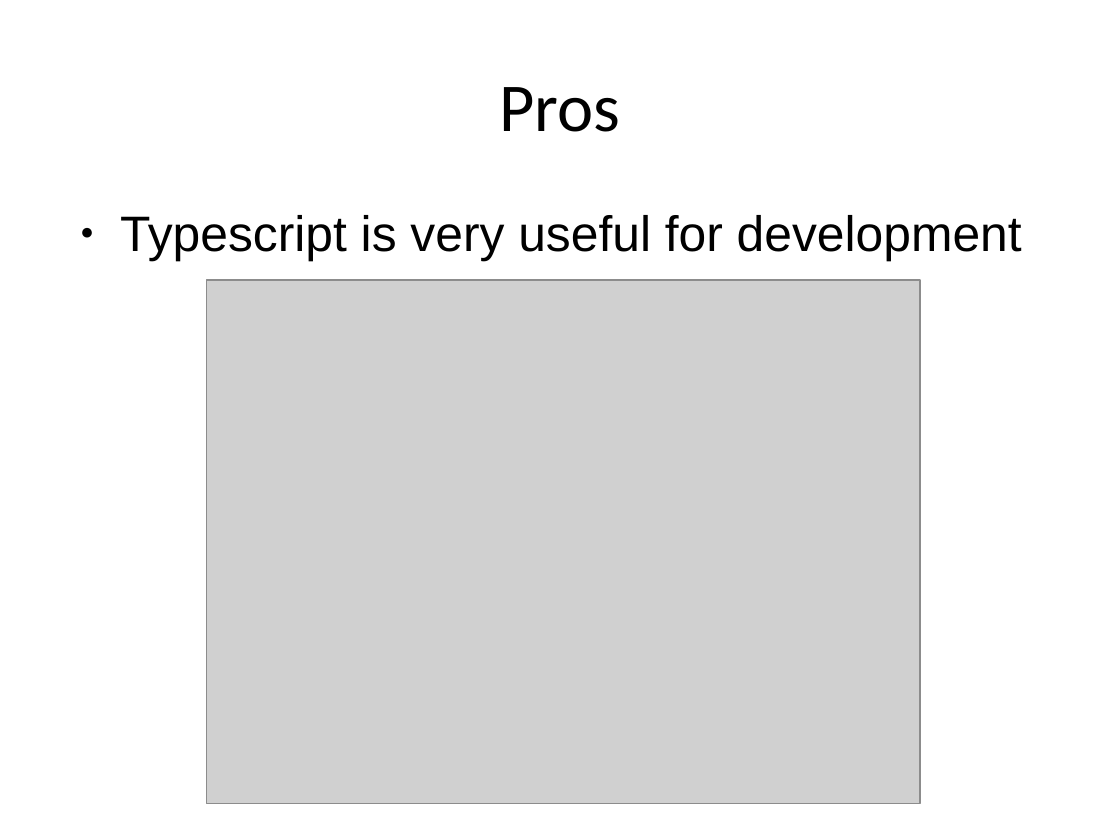
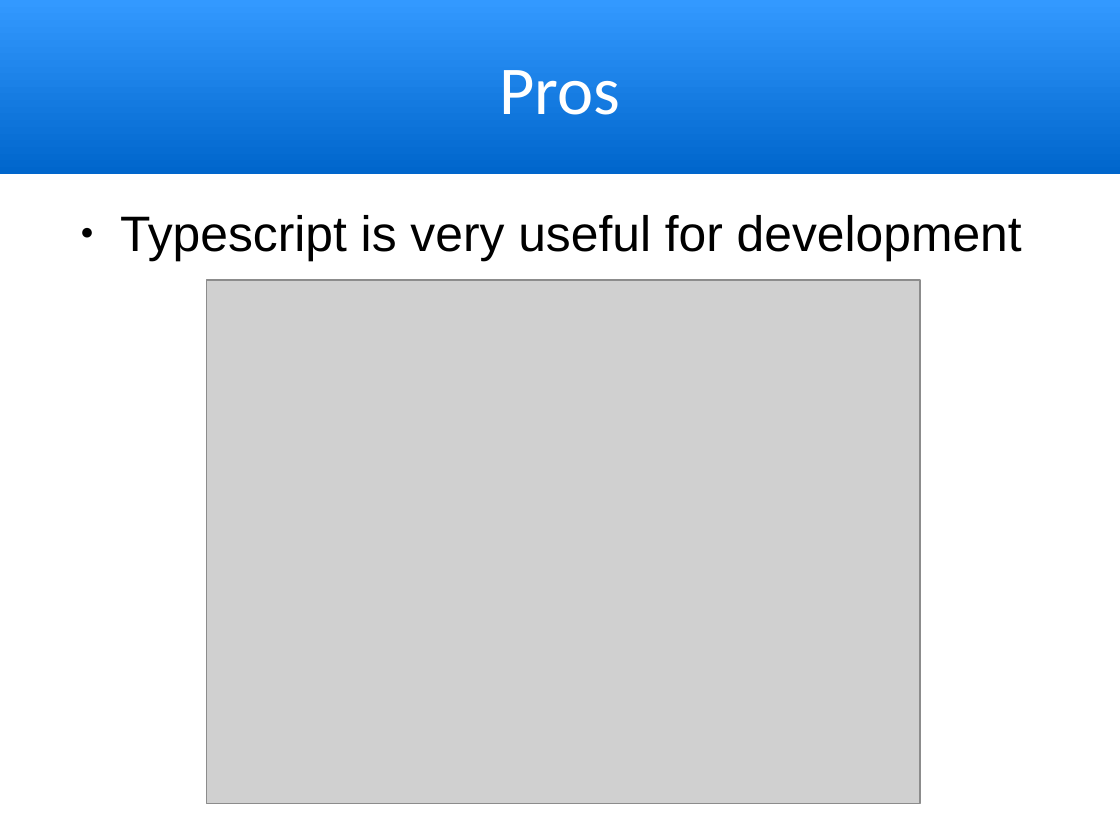
Before and after one commit to trognus/devcon2016, a slide deck: slide 16 of devconNg2.odp (slide 15 before the commit). Drawn at 1120x840 pixels with LibreOffice and Linux fonts; fonts in the diff are those of the drawing; grey boxes stand for pictures. Boxes give left, top, right and bottom in pixels: in the first picture for what was removed or moved away, otherwise in the second. Text is boxed around its words. In the diff, an @@ line names an element or a change of style, - is before the commit and + after.

```diff
--- a/devconNg2.odp
+++ b/devconNg2.odp
@@ title "Pros": place and size @@
-title "Pros" at [499, 87, 620, 132]
+title "Pros" at [0, 0, 1120, 174]
@@ title "Pros" at [0, 0, 1120, 174]: text colour #000000 to #FFFFFF; fill none to gradient #0066CC to #3399FF @@
```
Also in this commit, not shown: 17 other slides changed, 2 slides added, 1 slide removed.
